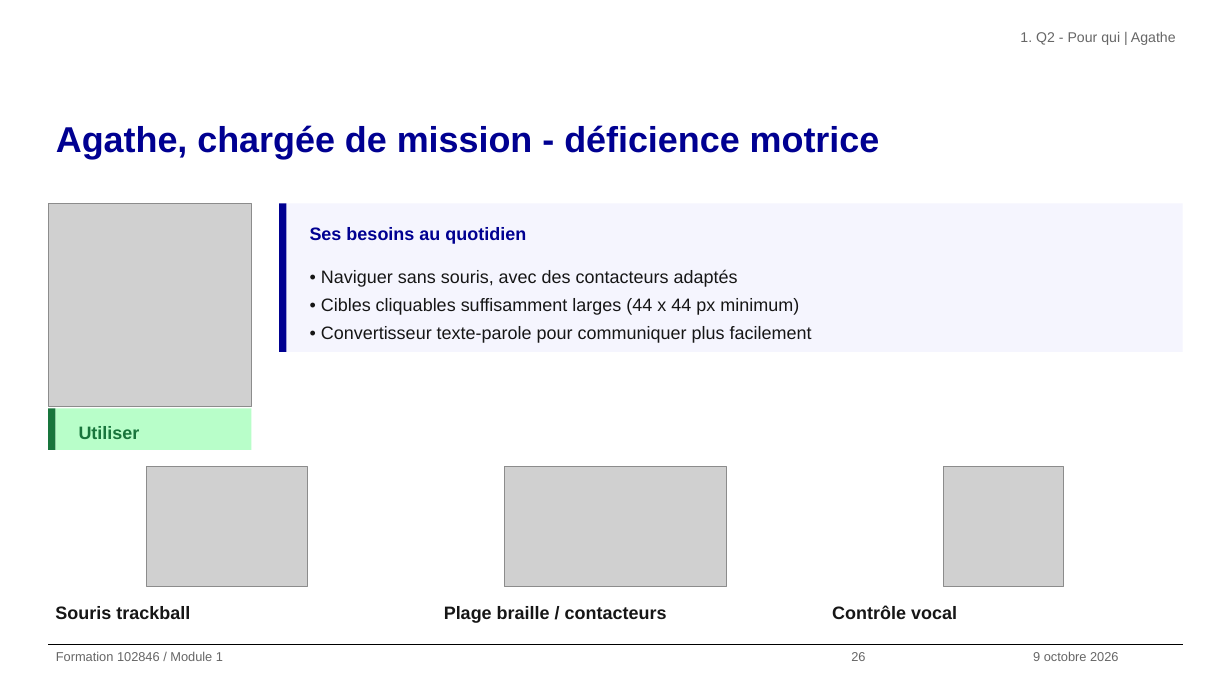
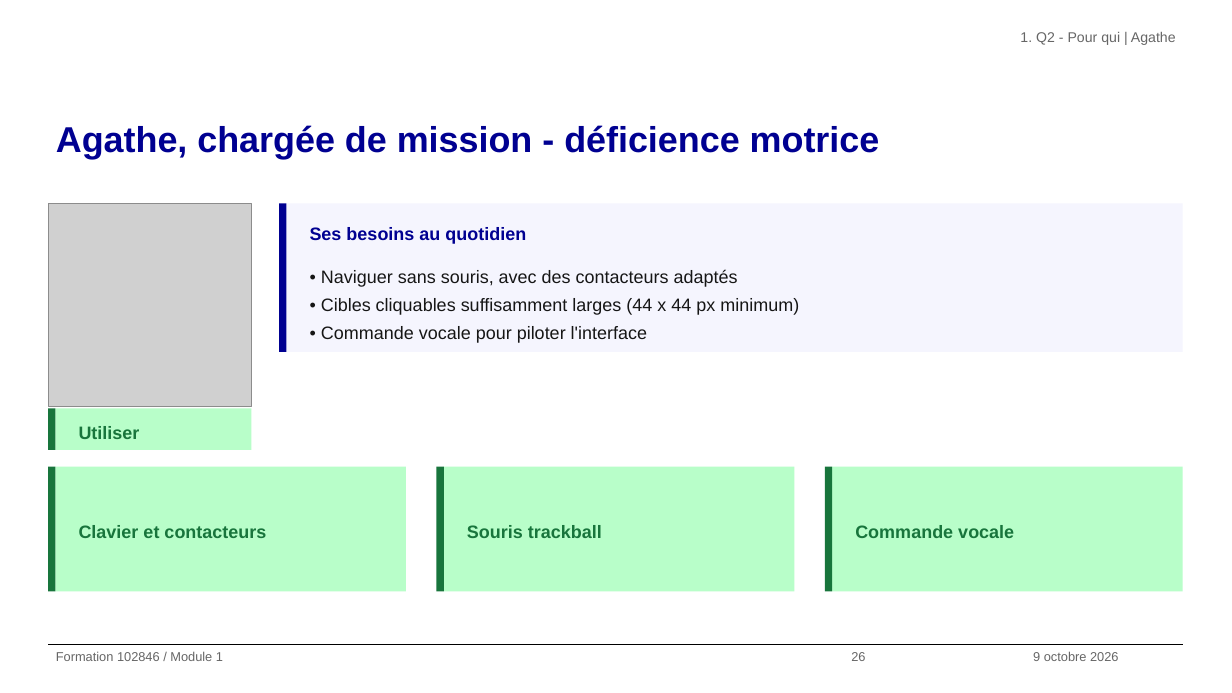
Before and after one commit to alexandra-guiderdoni/usine-fabrication-igpde-102846-ay11, a slide deck: slide 26 of livrables-IGPDE-2026-102846/Formateur/support-formation-102846-2026-IGPDE.pptx. Drawn at 1232x693 pixels with LibreOffice and Linux fonts; fonts in the diff are those of the drawing; grey boxes stand for pictures; background and template pictures are left out. Boxes give left, top, right and bottom in pixels: in the first picture for what was removed or moved away, otherwise in the second. Text is boxed around its words. In the diff, an @@ line names an element or a change of style, - is before the commit and + after.

```diff
--- a/livrables-IGPDE-2026-102846/Formateur/support-formation-102846-2026-IGPDE.pptx
+++ b/livrables-IGPDE-2026-102846/Formateur/support-formation-102846-2026-IGPDE.pptx
@@ text at (x1=321, y1=326, x2=647, y2=343): text changed @@
-• Convertisseur texte-parole pour communiquer plus facilement
+• Commande vocale pour piloter l'interface
@@ rectangle added at (x1=48, y1=467, x2=55, y2=592), fill #18753C @@
@@ rectangle added at (x1=55, y1=467, x2=406, y2=592), fill #B8FEC9 @@
@@ picture removed at (x1=147, y1=467, x2=307, y2=587) @@
@@ rectangle added at (x1=436, y1=467, x2=444, y2=592), fill #18753C @@
@@ rectangle added at (x1=444, y1=467, x2=794, y2=592), fill #B8FEC9 @@
@@ text "Souris trackball" moved from (x1=55, y1=606, x2=190, y2=619) to (x1=467, y1=525, x2=602, y2=538) @@
@@ text "Souris trackball" at (x1=467, y1=525, x2=602, y2=538): text colour #161616 to #18753C; vertical alignment top to middle @@
@@ picture removed at (x1=505, y1=467, x2=727, y2=587) @@
@@ rectangle added at (x1=825, y1=467, x2=833, y2=592), fill #18753C @@
@@ rectangle added at (x1=833, y1=467, x2=1183, y2=592), fill #B8FEC9 @@
@@ picture removed at (x1=944, y1=467, x2=1064, y2=587) @@
@@ text added at (x1=79, y1=525, x2=266, y2=538), 14 pt, text #18753C, bold @@
+Clavier et contacteurs
@@ text added at (x1=855, y1=525, x2=1014, y2=538), 14 pt, text #18753C, bold @@
+Commande vocale
@@ text removed at (x1=444, y1=606, x2=667, y2=623) @@
-Plage braille / contacteurs
@@ text removed at (x1=832, y1=605, x2=957, y2=619) @@
-Contrôle vocal
```
Also in this commit, not shown: 7 other slides changed, 18 other files.
